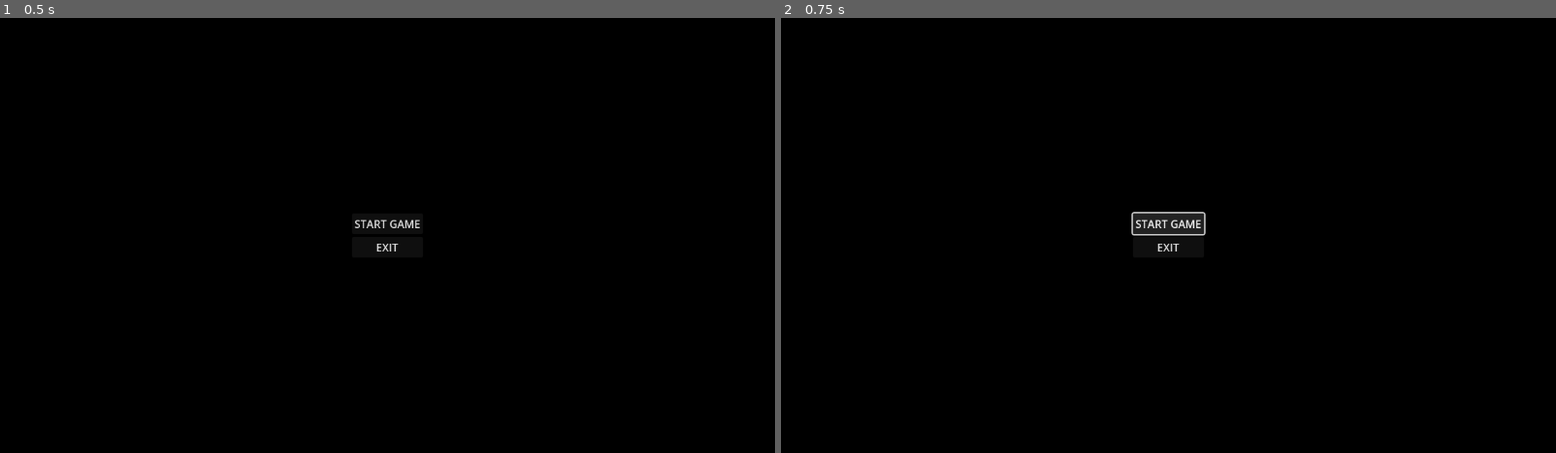
Above: before the commit, frames 1-2 (left to right).
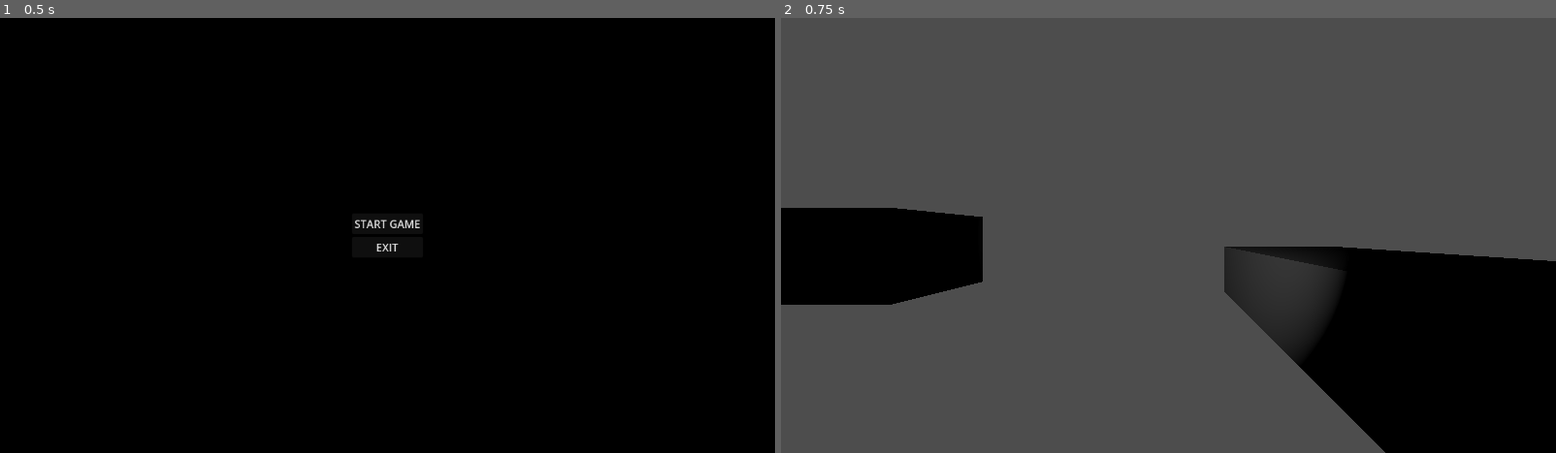
Above: after the commit, the same moments.

Repository: EvesTwisted/WorldHorror
Game: Godot game, scene res://scenes/ui/main_menu.tscn
Two runs of this game, one before a commit and one after it. Both use one fixed random seed, a clock stepped at 60 frames per second and the inputs below.
Inputs:
- Up to frame 1 (0.5 s): no input
- Up to frame 2 (0.75 s): click "START GAME" at 0.5 s

Frame 1 is identical in both runs. In frame 2, 81% of the frame differs, in the area x 0-100%, y 0-100%.
Error after the commit: Invalid access to property or key 'rotation' on a base object of type 'null instance'. (res://03_Actors/Player/player.gd:68)

Commit message:
perf: enable physics interpolation and initialize infinite collision testing grounds

Diff:
--- a/project.godot
+++ b/project.godot
@@ -14,6 +14,10 @@
 run/main_scene="res://scenes/ui/main_menu.tscn"
 config/features=PackedStringArray("4.5")
 
+[physics]
+
+common/enable_physics_interpolation=true
+
 [autoload]
 
 InventoryManager="*res://01_Core_Systems/InventoryManager.gd"
--- a/scenes/world/outdoor_main.tscn
+++ b/scenes/world/outdoor_main.tscn
@@ -1,11 +1,29 @@
-[gd_scene load_steps=3 format=3 uid="uid://c1x8v8x8v8x8"]
+[gd_scene load_steps=4 format=3 uid="uid://c1x8v8x8v8x8"]
 
-[ext_resource type="PackedScene" uid="uid://c1x8v8x8v8x8" path="res://scenes/world/outdoor_main.tscn" id="1_it1yc"]
+[ext_resource type="PackedScene" uid="uid://dixv1w1h5k2k" path="res://03_Actors/Player/Eve_Player.tscn" id="1_abcde"]
 
-[sub_resource type="StandardMaterial3D" id="StandardMaterial3D_lex1q"]
-albedo_color = Color(0, 0.6, 0, 1)
+[sub_resource type="WorldBoundaryShape3D" id="WorldBoundaryShape3D_xyz"]
 
+[node name="OutdoorMain" type="Node3D"]
 
+[node name="Floor" type="StaticBody3D" parent="."]
 
-[node name="GreenFloor" parent="." index="1"]
-material = SubResource("StandardMaterial3D_lex1q")
+[node name="CollisionShape3D" type="CollisionShape3D" parent="Floor"]
+shape = SubResource("WorldBoundaryShape3D_xyz")
+
+[node name="Eve_Player" parent="." instance=ExtResource("1_abcde")]
+transform = Transform3D(1, 0, 0, 0, 1, 0, 0, 0, 1, 0, 1, 0)
+
+[node name="Obstacles" type="Node3D" parent="."]
+
+[node name="VaultingBlock" type="CSGBox3D" parent="Obstacles"]
+transform = Transform3D(1, 0, 0, 0, 1, 0, 0, 0, 1, -5, 0.7, -5)
+size = Vector3(2, 1.4, 2)
+
+[node name="LeanPillar" type="CSGBox3D" parent="Obstacles"]
+transform = Transform3D(1, 0, 0, 0, 1, 0, 0, 0, 1, 5, 1.5, 5)
+size = Vector3(0.5, 3, 0.5)
+
+[node name="CrouchTunnel" type="CSGBox3D" parent="Obstacles"]
+transform = Transform3D(1, 0, 0, 0, 1, 0, 0, 0, 1, 2, 0.4, -3)
+size = Vector3(2, 0.8, 4)
